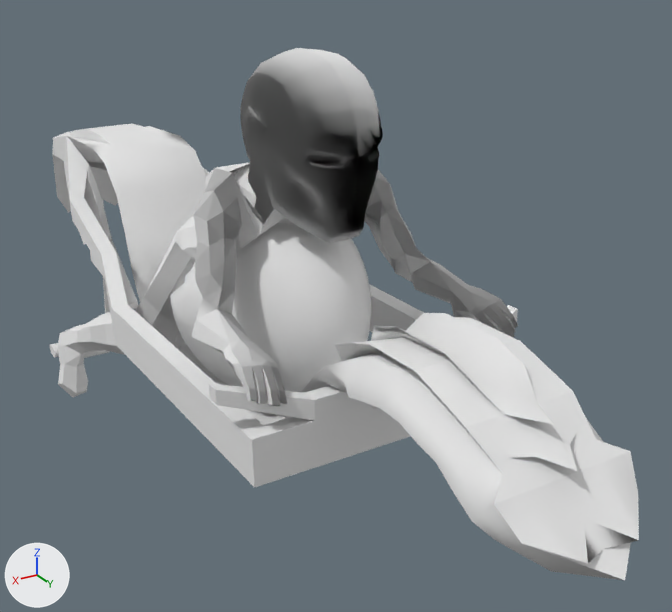
The OBJ model data/Models/HardLightBike2.obj, before and after one commit.
Both versions are drawn from a 50 mm camera at (2.03, 4.5, 3.11) aimed at (-0.39, 0.46, 1.09). The axes (+X, +Y, +Z) are drawn at lower left. The lights are the same throughout. Where no turn or scale is listed for an object, it has been applied to the vertices. Vertices at the same position are counted once.

In view in the first picture: 'HardLightBike2'.
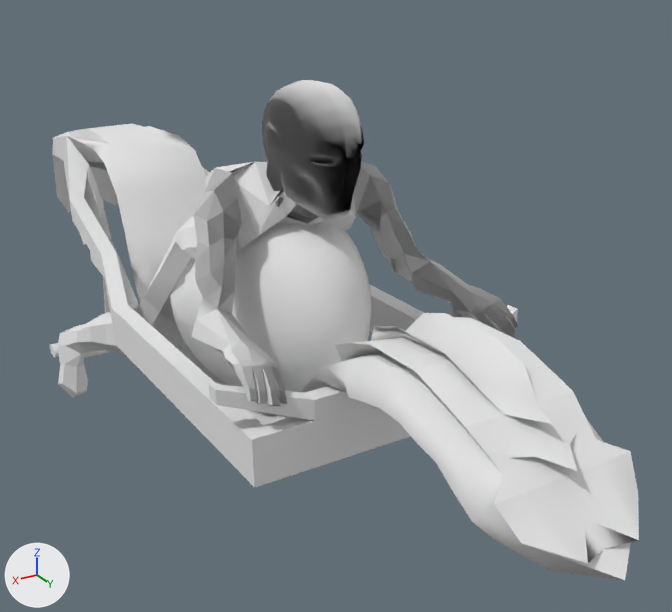
Changed parts and their boxes (x1, y1, x2, y2) in the pictures (672 x 612 px; the box of a moved part takes in the faces that stretch with it):
```json
{"object": "HardLightBike2", "change": "reshaped", "before": [50, 48, 639, 580], "after": [50, 80, 639, 580], "on screen": "6% shorter"}
{"part": 1, "of": "me_hardlightbike2", "change": "moved or reshaped", "before": [240, 48, 383, 243], "after": [262, 80, 364, 220]}
```

The change, as JSON lines over the scene's bpy script:
```json
{"block": "me_hardlightbike2", "where": "me_hardlightbike2.from_pydata(...)  # 2151 vertices, 4298 faces; spans x -0.82..0.83, y -2.75..2.92, z 0.18..2.53"}
{"block": "me_hardlightbike2", "where": "# used by ob_hardlightbike2; location = (0.0, 0.0, 0.0)"}
{"block": "me_hardlightbike2", "change": "me_hardlightbike2 part 1: the loose piece of 327 vertices spanning x -0.27..0.27, y 0.47..1.24, z 1.74..2.53 is scaled about its middle by 0.737, then moved by (-0.04, -0.05, -0.04)"}
```
